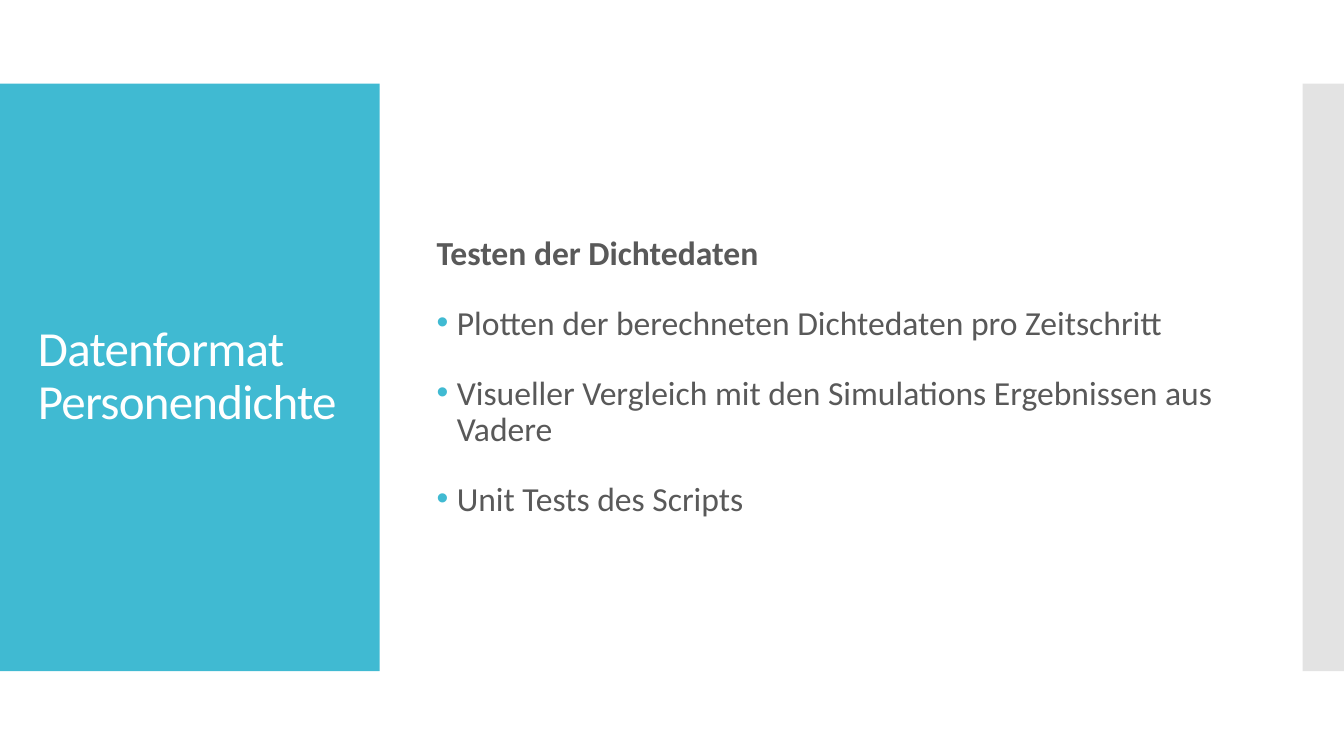
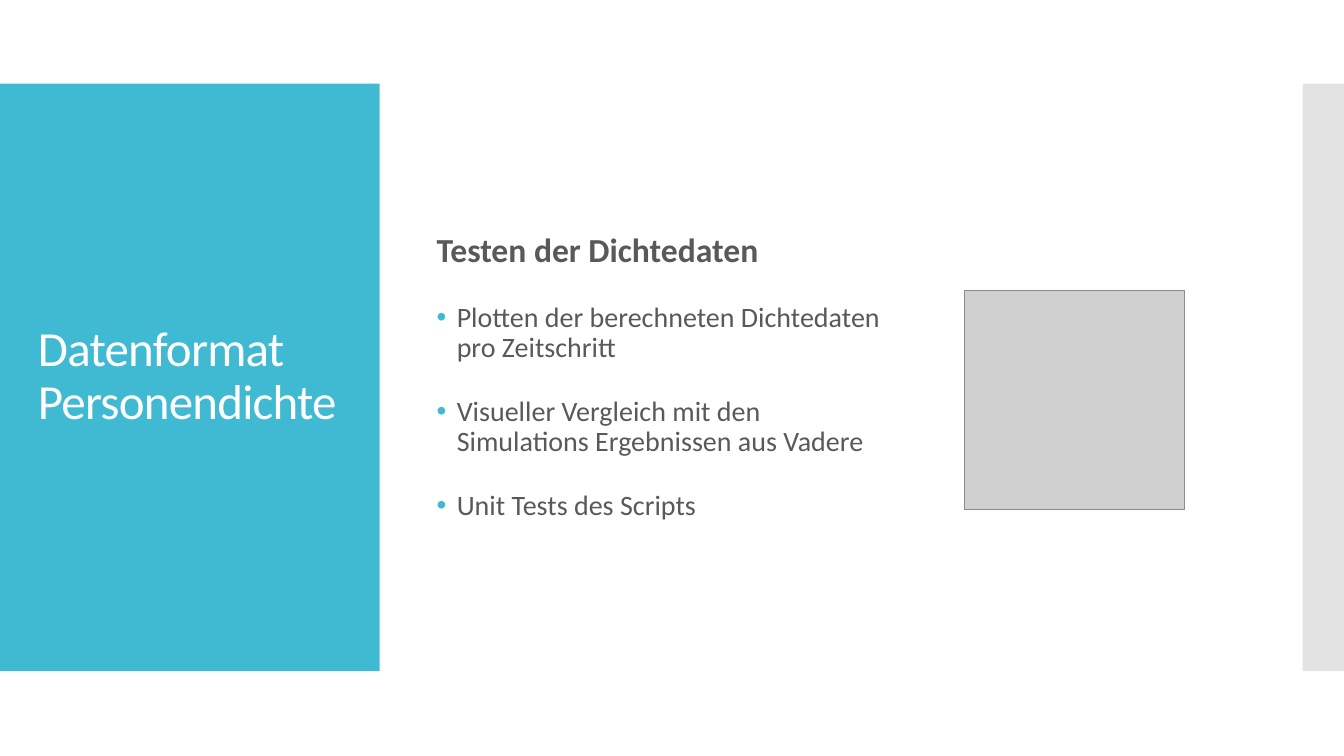
Before and after one commit to Datagroup-ModSim/ModSim17-data-generation-filters, a slide deck: slide 34 of presentations/Datenerzeugung und Datenanalyse_Sprint1_formatiert.pptx. Drawn at 1344x756 pixels with LibreOffice and Linux fonts; fonts in the diff are those of the drawing; grey boxes stand for pictures. Boxes give left, top, right and bottom in pixels: in the first picture for what was removed or moved away, otherwise in the second. Text is boxed around its words. In the diff, an @@ line names an element or a change of style, - is before the commit and + after.

```diff
--- a/presentations/Datenerzeugung und Datenanalyse_Sprint1_formatiert.pptx
+++ b/presentations/Datenerzeugung und Datenanalyse_Sprint1_formatiert.pptx
@@ picture added at [965, 290, 1186, 510] @@
@@ text at [457, 307, 880, 520]: size 24 to 20 pt in "Plotten der berechneten Dichtedaten pro Zeitschritt", "Visueller Vergleich mit den Simulations Ergebnissen aus ...", "Unit Tests des Scripts" @@
```
Also in this commit, not shown: 3 other slides changed.
